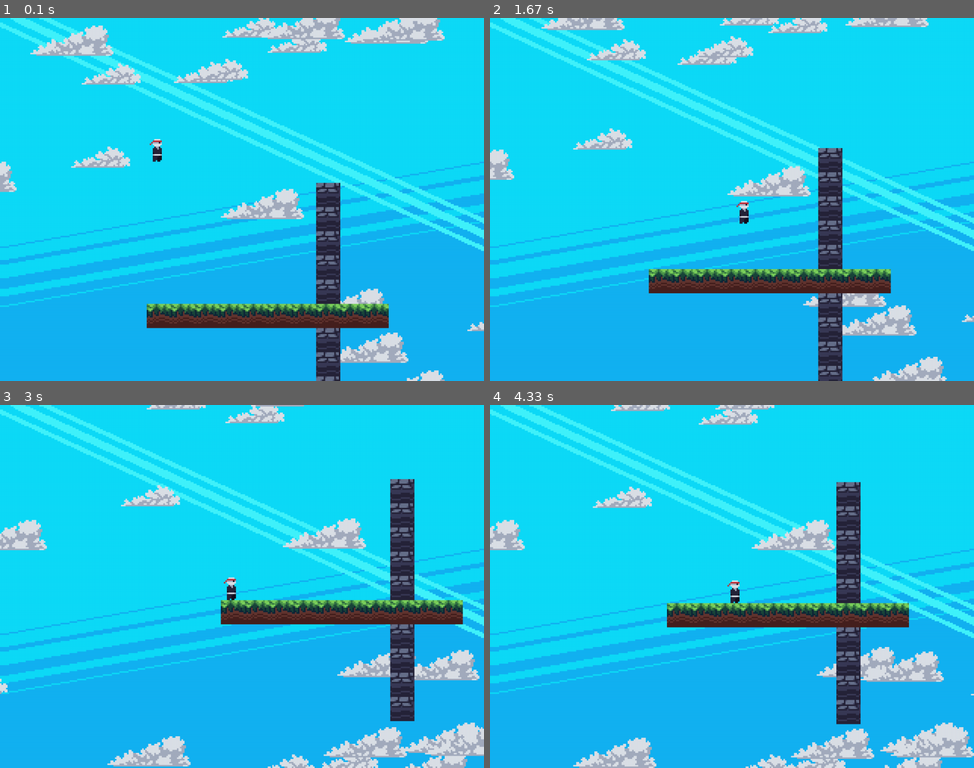
Above: before the commit, frames 1-4 (two rows, left to right).
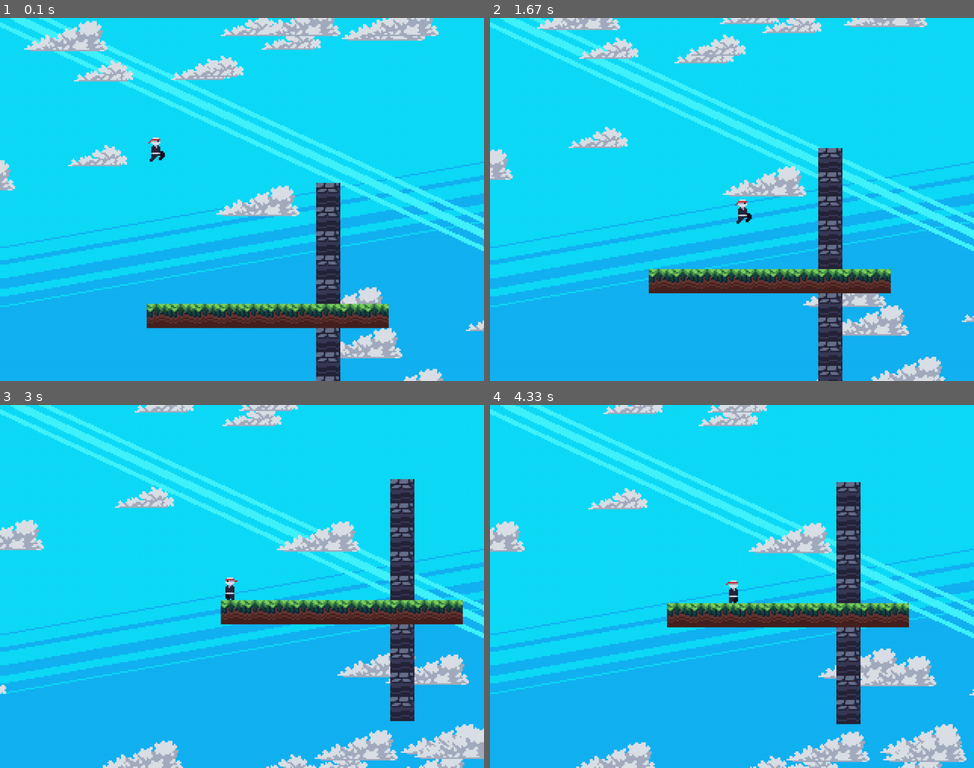
Above: after the commit, the same moments.

Repository: zeolsem/dafluffypotato-pygame-tutorial
Game: pygame game, started from main.py
Two runs of this game, one before a commit and one after it. Both use one fixed random seed, a clock stepped at 60 frames per second and the inputs below.
Inputs:
- Up to frame 1 (0.1 s): no input
- Up to frame 2 (1.67 s): hold D 0.33-0.8 s; hold W 0.83-1.13 s; hold D 1.17-1.63 s
- Up to frame 3 (3 s): hold A 1.67-2.2 s; hold S 2.23-2.53 s; hold A 2.57-2.97 s
- Up to frame 4 (4.33 s): hold W 3-3.37 s; hold D 3.4-4.03 s; hold S from 4.07 s (still down)

The runs differ from the first frame. In frame 1, 6.0% of the frame differs, in the area x 0-100%, y 0-100%; in frame 2, 3.5%; in frame 3, 4.9%; in frame 4, 4.9%.

Commit message:
Add animation system and proper Player class

Diff:
--- a/src/clouds.py
+++ b/src/clouds.py
@@ -21,7 +21,7 @@
         self.clouds = []
         for i in range(count):
             pos = (random.randint(0, 10000), random.randint(0, 10000))
-            cloud = Cloud(pos, random.choice(cloud_images), random.random() * 0.05 + 0.05, random.random() * 0.6 + 0.2)
+            cloud = Cloud(pos, random.choice(cloud_images), random.random() * 0.1 + 0.05, random.random() * 0.5 + 0.2)
             self.clouds.append(cloud)
         self.clouds.sort(key=lambda x: x.depth)
 
--- a/src/entities.py
+++ b/src/entities.py
@@ -8,6 +8,13 @@
         self.pos = list(pos)
         self.size = size
         self.velocity = [0.0, 0.0]
+
+        self.action = ''
+        self.animation = None
+        self.set_action("idle")
+        self.anim_offset = (-3, -3)
+        self.flip = False
+
         self.collisions = {
             "up": False,
             "down": False,
@@ -18,7 +25,12 @@
     def get_rect(self):
         return pygame.Rect(self.pos[0], self.pos[1], self.size[0], self.size[1])
 
-    def update(self, tilemap, movement=(0, 0)):
+    def set_action(self, action):
+        if self.action != action:
+            self.action = action
+            self.animation = self.game.assets[self.type + '_' + self.action].copy()
+
+    def update(self, tilemap, movement):
         frame_movement = (movement[0] + self.velocity[0], movement[1] + self.velocity[1])
         self.collisions = {
             "up": False,
@@ -51,9 +63,35 @@
                     self.collisions["up"] = True
                 self.pos[1] = e_rect.y
 
+        if movement[0] > 0:
+            self.flip = False
+        elif movement[0] < 0:
+            self.flip = True
+
         self.velocity[1] = min(5.0, self.velocity[1] + 0.1)
         if self.collisions["down"] or self.collisions["up"]:
             self.velocity[1] = 0.0
 
+        self.animation.update()
+
     def render(self, surf, offset):
-        surf.blit(self.game.assets["player"], (self.pos[0] - offset[0], self.pos[1] - offset[1]))
+        pos = (self.pos[0] - offset[0] + self.anim_offset[0], self.pos[1] - offset[1] + self.anim_offset[1])
+        surf.blit(pygame.transform.flip(self.animation.img(), self.flip, False), pos)
+
+
+class Player(PhysicsEntity):
+    def __init__(self, game, pos, size):
+        super().__init__(game, "player", pos, size)
+        self.air_time = 0
+
+    def update(self, tilemap, movement):
+        super().update(tilemap, movement=movement)
+        self.air_time += 1
+        if self.collisions["down"]:
+            self.air_time = 0
+        if self.air_time > 4:
+            self.set_action("jump")
+        elif movement[0] != 0:
+            self.set_action("run")
+        else:
+            self.set_action("idle")
--- a/src/game.py
+++ b/src/game.py
@@ -1,8 +1,8 @@
 import pygame, sys
 
 from src import keyboard
-from src.entities import PhysicsEntity
-from src.utils import load_image, load_images
+from src.entities import PhysicsEntity, Player
+from src.utils import load_image, load_images, Animation
 from src.tilemap import Tilemap
 from src.clouds import Clouds
 
@@ -13,21 +13,6 @@
         self.screen = pygame.display.set_mode((1280, 960))
         self.display = pygame.Surface((320, 240))
 
-        self.clock = pygame.time.Clock()
-        self.keys = keyboard.Keyboard("wasd").get_keys()
-
-        self._scroll = [0, 0]
-        self.render_scroll = (0, 0)
-
-        self.player = PhysicsEntity(self, 'player', (50, 50), (8, 15))
-        self.player_movement_x = [False, False]
-        self.player_movement_y = [False, False]
-
-        self.camera_entity = None
-        self.set_camera_entity(self.player)
-
-        self.tilemap = Tilemap(self)
-
         self.assets = {
             'decor': load_images('tiles/decor'),
             'grass': load_images('tiles/grass'),
@@ -36,7 +21,27 @@
             'player': load_image('entities/player.png'),
             'background': load_image('background.png'),
             'clouds': load_images('clouds'),
+            'player_idle': Animation(load_images('entities/player/idle'), 6),
+            'player_run': Animation(load_images('entities/player/run'), 4),
+            'player_jump': Animation(load_images('entities/player/jump')),
+            'player_slide': Animation(load_images('entities/player/slide')),
+            'player_wall_slide': Animation(load_images('entities/player/wall_slide')),
         }
+
+        self.clock = pygame.time.Clock()
+        self.keys = keyboard.Keyboard("wasd").get_keys()
+
+        self._scroll = [0, 0]
+        self.render_scroll = (0, 0)
+
+        self.player = Player(self, (50, 50), (8, 15))
+        self.player_movement_x = [False, False]
+        self.player_movement_y = [False, False]
+
+        self.camera_entity = None
+        self.set_camera_entity(self.player)
+
+        self.tilemap = Tilemap(self)
 
         self.clouds = Clouds(self.assets["clouds"])
 
@@ -106,6 +111,7 @@
             self.screen.blit(pygame.transform.scale(self.display, self.screen.get_size()), (0, 0))
             pygame.display.update()
             self.clock.tick(60)
+            pygame.display.set_caption("Ninja game by DaFluffyPotato | FPS: " + str(int(self.clock.get_fps())))
 
         pygame.quit()
         sys.exit()
--- a/src/tilemap.py
+++ b/src/tilemap.py
@@ -33,12 +33,18 @@
 
     def render(self, surf, offset):
         for tile in self.offgrid_tiles:
-            surf = self.game.assets[tile['type']][tile['variant']]
-            pos = (tile['pos'][0] - offset[0], tile['pos'][1] - offset[1])
-            surf.blit(surf, pos)
+            is_on_screen_x = (tile['pos'][0] + self.game.assets[tile['type']][tile['variant']].get_width()) > offset[0] and tile['pos'][0] < offset[0] + surf.get_width()
+            is_on_screen_y = (tile['pos'][1] + self.game.assets[tile['type']][tile['variant']].get_height()) > offset[1] and tile['pos'][1] < offset[1] + surf.get_height()
+            if is_on_screen_x and is_on_screen_y:
+                tile_surf = self.game.assets[tile['type']][tile['variant']]
+                pos = (tile['pos'][0] - offset[0], tile['pos'][1] - offset[1])
+                surf.blit(tile_surf, pos)
 
-        for loc in self.tilemap:
-            tile = self.tilemap[loc]
-            tile_surf = self.game.assets[tile['type']][tile['variant']]
-            pos = (tile['pos'][0] * self.tile_size - offset[0], tile['pos'][1] * self.tile_size - offset[1])
-            surf.blit(tile_surf, pos)
+        for x in range(offset[0] // self.tile_size, (offset[0] + surf.get_width()) // self.tile_size + 1):
+            for y in range(offset[1] // self.tile_size, (offset[1] + surf.get_height()) // self.tile_size + 1):
+                loc = str(x) + ';' + str(y)
+                if loc in self.tilemap:
+                    tile = self.tilemap[loc]
+                    tile_surf = self.game.assets[tile['type']][tile['variant']]
+                    pos = (tile['pos'][0] * self.tile_size - offset[0], tile['pos'][1] * self.tile_size - offset[1])
+                    surf.blit(tile_surf, pos)
--- a/src/utils.py
+++ b/src/utils.py
@@ -16,3 +16,25 @@
         img = load_image(path + os.sep + img_name)
         images.append(img)
     return images
+
+
+class Animation:
+    def __init__(self, images, img_dur=5, loop=True):
+        self.images = images
+        self.img_duration = img_dur
+        self.loop = loop
+        self.done = False
+        self.frame = 0
+
+    def copy(self):
+        return Animation(self.images, self.img_duration, self.loop)
+
+    def update(self):
+        if self.loop:
+            self.frame = (self.frame + 1) % (len(self.images) * self.img_duration)
+        else:
+            self.frame = min(self.frame + 1, len(self.images) * self.img_duration - 1)
+            if self.frame >= self.img_duration * len(self.images) - 1:
+                self.done = True
+    def img(self):
+        return self.images[int(self.frame / self.img_duration)]
